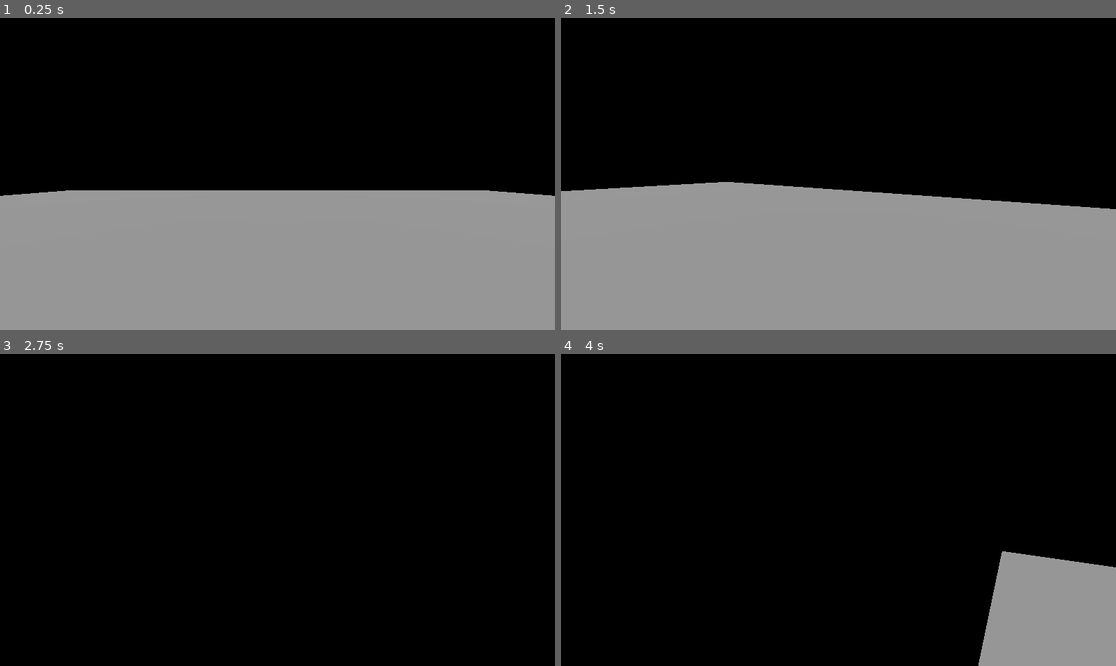
Above: before the commit, frames 1-4 (two rows, left to right).
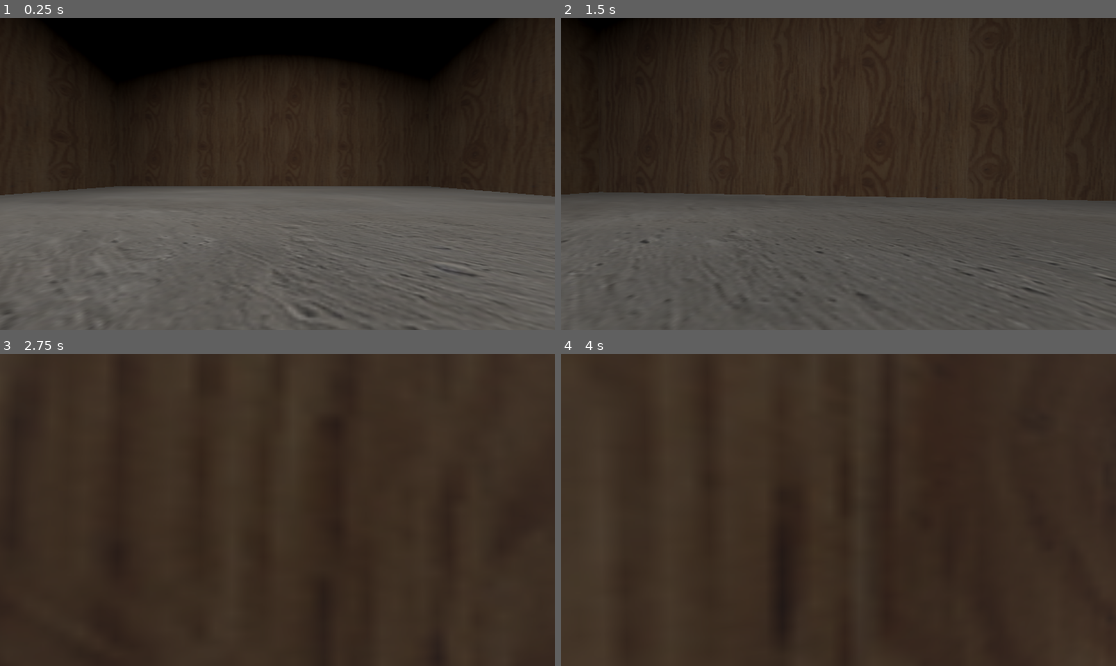
Above: after the commit, the same moments.

Repository: twang849/LoJam-x-GDS-2025
Game: Godot game, scene res://level.tscn
The game is run twice, just before and just after one commit, with the same random seed, the same clock (stepped at 60 frames per second) and the same inputs.
Inputs (mouse positions are in pixels of both pictures, inside the frame that each line leads up to):
- Up to frame 1 (0.25 s): no input
- Up to frame 2 (1.5 s): tap Enter at 0.5 s; move the mouse to (866, 174) at 0.52 s; hold W (move_forward) from 0.53 s (still down); tap Space (jump) at 0.6, 0.77, 1.07 s; move the mouse to (810, 174) at 1.27 s; tap E (interact) at 1.35 s
- Up to frame 3 (2.75 s): keep holding W (move_forward); tap Space (jump) at 1.52, 1.55, 1.82, 2.1 s; move the mouse to (288, 503) at 2.02 s
- Up to frame 4 (4 s): keep holding W (move_forward); move the mouse to (832, 516) at 2.77 s; tap E (interact) at 2.85 s; tap Space (jump) at 3.02, 3.05, 3.32, 3.6, 3.77 s; move the mouse to (877, 513) at 3.52 s

The runs differ from the first frame. In frame 1, 85% of the frame differs, in the area x 0-100%, y 0-100%; in frame 2, 98%; in frame 3, 100%; in frame 4, 100%.

Commit message:
Added Materials folder
- Reduced Player Camera Sensitivity
- Added Materials Folder
- Changed Wall Prefab to have wood texture as a place holder
- Changed Lighting in the demo scene

Diff:
--- a/level.tscn
+++ b/level.tscn
@@ -1,12 +1,18 @@
-[gd_scene load_steps=5 format=3 uid="uid://3fe6k5pvlq31"]
+[gd_scene load_steps=7 format=3 uid="uid://3fe6k5pvlq31"]
 
+[ext_resource type="Texture2D" uid="uid://dta3h0y8ygbeg" path="res://Materials/512/CodezlyBasicTexturePack1(free)_512_3.png" id="1_oi3di"]
 [ext_resource type="PackedScene" uid="uid://baue3qvhxljx0" path="res://player.tscn" id="1_u52ul"]
 [ext_resource type="PackedScene" uid="uid://bs7nxqwd3pcmv" path="res://wall.tscn" id="1_vonw3"]
 
 [sub_resource type="BoxShape3D" id="BoxShape3D_5xgho"]
 size = Vector3(60, 2, 60)
 
+[sub_resource type="StandardMaterial3D" id="StandardMaterial3D_0b4ue"]
+albedo_texture = ExtResource("1_oi3di")
+uv1_scale = Vector3(5.025, 5.025, 5.025)
+
 [sub_resource type="BoxMesh" id="BoxMesh_u52ul"]
+material = SubResource("StandardMaterial3D_0b4ue")
 size = Vector3(60, 2, 60)
 
 [node name="Level" type="Node"]
@@ -22,18 +28,26 @@
 skeleton = NodePath("../CollisionShape3D")
 
 [node name="Wall" parent="." instance=ExtResource("1_vonw3")]
-transform = Transform3D(1, 0, 0, 0, -4.37114e-08, -1, 0, 1, -4.37114e-08, 0, 20, -29)
+transform = Transform3D(1, 0, 0, 0, 1, 0, 0, 0, 1, 0, 20, -29)
 
-[node name="Wall" parent="Wall" instance=ExtResource("1_vonw3")]
-transform = Transform3D(1, 0, 0, 0, 1, -1.06581e-14, 0, 1.06581e-14, 1, 0, 58, -3.8147e-06)
+[node name="Wall5" parent="." instance=ExtResource("1_vonw3")]
+transform = Transform3D(2.6, 0, 0, 0, -1.1365e-07, -2.6, 0, 2.6, -1.1365e-07, 0.302986, 39.1509, -9.92989)
 
-[node name="Wall" parent="Wall/Wall" instance=ExtResource("1_vonw3")]
-transform = Transform3D(-4.37114e-08, -1, 4.37114e-08, 1, -4.37114e-08, 4.37114e-08, -4.37114e-08, 4.37114e-08, 1, 29, -29, 1.90735e-06)
+[node name="Wall2" parent="." instance=ExtResource("1_vonw3")]
+transform = Transform3D(1, 0, 0, 0, 1, 0, 0, 0, 1, 0, 20, 30)
 
-[node name="Wall" parent="Wall/Wall/Wall" instance=ExtResource("1_vonw3")]
-transform = Transform3D(1, -4.37114e-08, 4.37114e-08, -4.37114e-08, -1, 8.74228e-08, 4.37114e-08, -8.74228e-08, -1, 2.53526e-06, 58, -3.8147e-06)
+[node name="Wall3" parent="." instance=ExtResource("1_vonw3")]
+transform = Transform3D(-4.37114e-08, 0, -1, 0, 1, 0, 1, 0, -4.37114e-08, -29.8411, 20, 0.658676)
 
-[node name="DirectionalLight3D" type="DirectionalLight3D" parent="."]
-transform = Transform3D(1, 0, 0, 0, 2.98023e-08, 1, 0, -1, 2.98023e-08, 0, 31, 0)
+[node name="Wall4" parent="." instance=ExtResource("1_vonw3")]
+transform = Transform3D(-4.37114e-08, 0, -1, 0, 1, 0, 1, 0, -4.37114e-08, 28.1589, 20, 0.658676)
 
 [node name="Player" parent="." instance=ExtResource("1_u52ul")]
+
+[node name="SpotLight3D" type="SpotLight3D" parent="."]
+transform = Transform3D(1, 0, 0, 0, -4.37114e-08, 1, 0, -1, -4.37114e-08, 0, 35.0701, 0)
+light_energy = 11.344
+light_indirect_energy = 9.081
+light_specular = 2.924
+spot_range = 115.576
+spot_angle = 68.2284
--- a/player.gd
+++ b/player.gd
@@ -2,8 +2,9 @@
 
 @onready var _camera := $CameraPivot/Camera3D as Camera3D
 @onready var _camera_pivot := $CameraPivot as Node3D
+var direction = Vector3.ZERO
 
-@export_range(0.0, 1.0) var mouse_sensitivity = 0.01
+@export_range(0.0, 1.0) var mouse_sensitivity = 0.002
 @export var tilt_limit = deg_to_rad(75)
 
 # How fast the player moves in meters per second.
@@ -18,18 +19,7 @@
 	Input.set_mouse_mode(Input.MOUSE_MODE_CAPTURED)
 
 func _physics_process(delta):
-	var direction = Vector3.ZERO
 
-	if Input.is_action_pressed("move_forward"):
-		direction.z -= 1
-	if Input.is_action_pressed("move_backward"):
-		direction.z += 1
-	if Input.is_action_pressed("move_left"):
-		direction.x -= 1
-	if Input.is_action_pressed("move_right"):
-		direction.x += 1
-	if is_on_floor() and Input.is_action_just_pressed("jump"):
-		target_velocity.y = jump_impulse
 
 
 	if direction != Vector3.ZERO:
@@ -50,6 +40,19 @@
 	move_and_slide()
 
 func _unhandled_input(event: InputEvent) -> void:
+	direction = Vector3.ZERO
+	if Input.is_action_pressed("move_forward"):
+		direction.z -= 1
+	if Input.is_action_pressed("move_backward"):
+		direction.z += 1
+	if Input.is_action_pressed("move_left"):
+		direction.x -= 1
+	if Input.is_action_pressed("move_right"):
+		direction.x += 1
+
+	if is_on_floor() and Input.is_action_just_pressed("jump"):
+		target_velocity.y = jump_impulse
+
 	if event is InputEventMouseMotion:
 		_camera_pivot.rotation.x -= event.relative.y * mouse_sensitivity
 		# Prevent the camera from rotating too far up or down.
--- a/player.tscn
+++ b/player.tscn
@@ -18,6 +18,7 @@
 
 [node name="Camera3D" type="Camera3D" parent="CameraPivot"]
 transform = Transform3D(1, 0, 0, 0, 1, 0, 0, 0, 1, 0, 0.241243, 0)
+fov = 90.0
 
 [node name="InteractionRayCast" type="RayCast3D" parent="CameraPivot/Camera3D"]
 target_position = Vector3(0, 0, -3)
--- a/project.godot
+++ b/project.godot
@@ -14,6 +14,10 @@
 run/main_scene="uid://3fe6k5pvlq31"
 config/features=PackedStringArray("4.4", "Forward Plus")
 config/icon="res://icon.svg"
+
+[display]
+
+window/vsync/vsync_mode=0
 
 [input]
 
--- a/wall.tscn
+++ b/wall.tscn
@@ -1,17 +1,25 @@
-[gd_scene load_steps=3 format=3 uid="uid://bs7nxqwd3pcmv"]
+[gd_scene load_steps=5 format=3 uid="uid://bs7nxqwd3pcmv"]
+
+[ext_resource type="Texture2D" uid="uid://dv61pqnno6byg" path="res://Materials/512/CodezlyBasicTexturePack1(free)_512_7.png" id="1_xxgf6"]
 
 [sub_resource type="BoxShape3D" id="BoxShape3D_5xgho"]
 size = Vector3(60, 2, 40)
 
+[sub_resource type="StandardMaterial3D" id="StandardMaterial3D_y4f30"]
+albedo_texture = ExtResource("1_xxgf6")
+uv1_scale = Vector3(7.145, 7.145, 7.145)
+
 [sub_resource type="BoxMesh" id="BoxMesh_u52ul"]
+material = SubResource("StandardMaterial3D_y4f30")
 size = Vector3(60, 2, 40)
 
 [node name="Wall" type="StaticBody3D"]
-transform = Transform3D(1, 0, 0, 0, -4.37114e-08, -1, 0, 1, -4.37114e-08, 0, 0, 0)
 
 [node name="CollisionShape3D" type="CollisionShape3D" parent="."]
+transform = Transform3D(1, 0, 0, 0, -4.37114e-08, -1, 0, 1, -4.37114e-08, 0, 0, 0)
 shape = SubResource("BoxShape3D_5xgho")
 
 [node name="MeshInstance3D" type="MeshInstance3D" parent="."]
+transform = Transform3D(1, 0, 0, 0, -4.37114e-08, -1, 0, 1, -4.37114e-08, 0, 0, 0)
 mesh = SubResource("BoxMesh_u52ul")
 skeleton = NodePath("../CollisionShape3D")
Binary file added: Materials/512/CodezlyBasicTexturePack1(free)_512_1.png
Not shown, added: Materials/512/CodezlyBasicTexturePack1(free)_512_1.png.import
Binary file added: Materials/512/CodezlyBasicTexturePack1(free)_512_2.png
Not shown, added: Materials/512/CodezlyBasicTexturePack1(free)_512_2.png.import
Binary file added: Materials/512/CodezlyBasicTexturePack1(free)_512_3.png
Not shown, added: Materials/512/CodezlyBasicTexturePack1(free)_512_3.png.import
Binary file added: Materials/512/CodezlyBasicTexturePack1(free)_512_4.png
Not shown, added: Materials/512/CodezlyBasicTexturePack1(free)_512_4.png.import
Binary file added: Materials/512/CodezlyBasicTexturePack1(free)_512_5.png
Not shown, added: Materials/512/CodezlyBasicTexturePack1(free)_512_5.png.import
Binary file added: Materials/512/CodezlyBasicTexturePack1(free)_512_6.png
Not shown, added: Materials/512/CodezlyBasicTexturePack1(free)_512_6.png.import
(and 4 more such lines)
